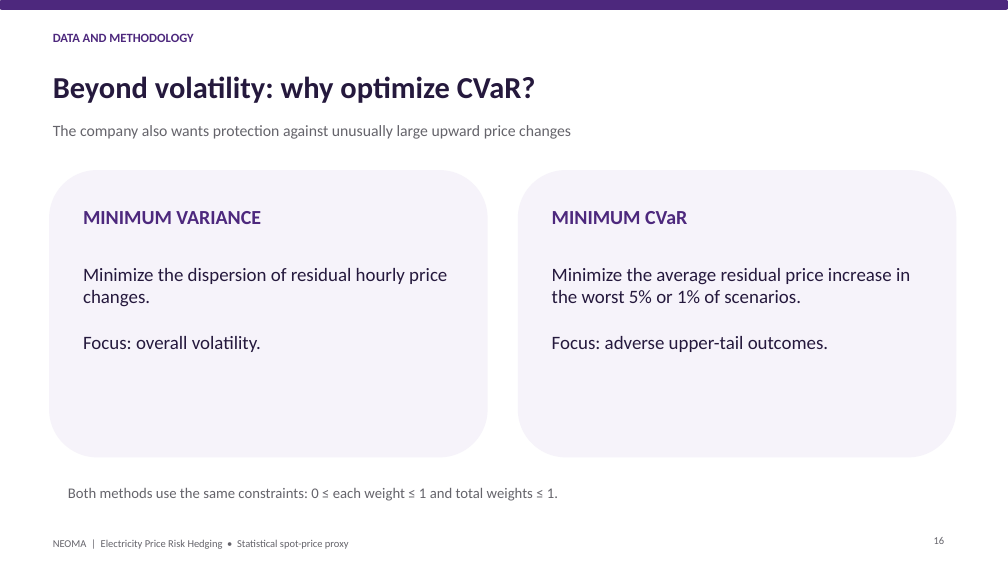
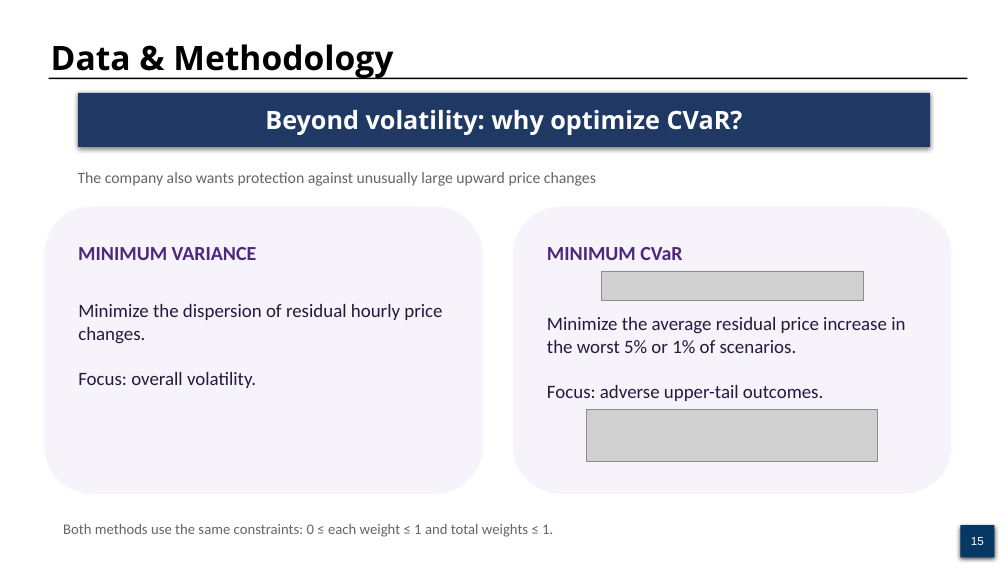
Before and after one commit to AkramBenaissa/Optimisation_electricitycosts, a slide deck: slide 15 of OptimProjectPrez.pptx (slide 14 before the commit). Drawn at 1008x567 pixels with LibreOffice and Linux fonts; fonts in the diff are those of the drawing; grey boxes stand for pictures. Boxes give left, top, right and bottom in pixels: in the first picture for what was removed or moved away, otherwise in the second. Text is boxed around its words. In the diff, an @@ line names an element or a change of style, - is before the commit and + after.

```diff
--- a/OptimProjectPrez.pptx
+++ b/OptimProjectPrez.pptx
@@ rounded rectangle removed at box(0, 0, 1008, 10) @@
@@ text "Data & Methodology" at box(51, 44, 393, 79): vertical alignment top to bottom @@
@@ text at box(51, 44, 393, 79): text changed; size 12 to 32 pt; font Calibri to Open Sans; text colour #4D287D to #000000 @@
-DATA AND METHODOLOGY
+Data & Methodology
@@ rectangle added at box(48, 78, 967, 79), fill #000000 @@
@@ rectangle "Beyond volatility: why optimize CVaR?": place and size @@
-rectangle "Beyond volatility: why optimize CVaR?" at box(53, 76, 536, 103)
+rectangle "Beyond volatility: why optimize CVaR?" at box(78, 93, 931, 147)
@@ rectangle "Beyond volatility: why optimize CVaR?" at box(78, 93, 931, 147): size 29 to 24 pt, font Calibri to Open Sans, text colour #25193D to #FFFFFF; alignment left to centre; vertical alignment top to middle; fill none to #203864; shadow on @@
@@ text "The company also wants protection ...": place and size @@
-text "The company also wants protection ..." at box(53, 125, 571, 139)
+text "The company also wants protection ..." at box(78, 172, 596, 186)
@@ 4 texts, 2 rounded rectangles: place and size @@
-4 texts, 2 rounded rectangles at box(49, 170, 957, 501)
+4 texts, 2 rounded rectangles at box(45, 206, 952, 537)
@@ picture added at box(602, 271, 864, 300) @@
@@ text "Minimize the average residual price ...": place and size @@
-text "Minimize the average residual price ..." at box(552, 268, 910, 352)
+text "Minimize the average residual price ..." at box(547, 317, 905, 401)
@@ picture added at box(587, 410, 878, 461) @@
@@ text removed at box(934, 537, 945, 544) @@
-16
@@ page number added at box(960, 526, 994, 558), fill #073763, 11.1 pt, text #FFFFFF @@
+15
@@ text removed at box(53, 540, 349, 549) @@
-NEOMA | Electricity Price Risk Hedging • Statistical spot-price proxy
```
Also in this commit, not shown: 11 other slides changed, 9 slides added, 4 slides removed, 1 other file.
